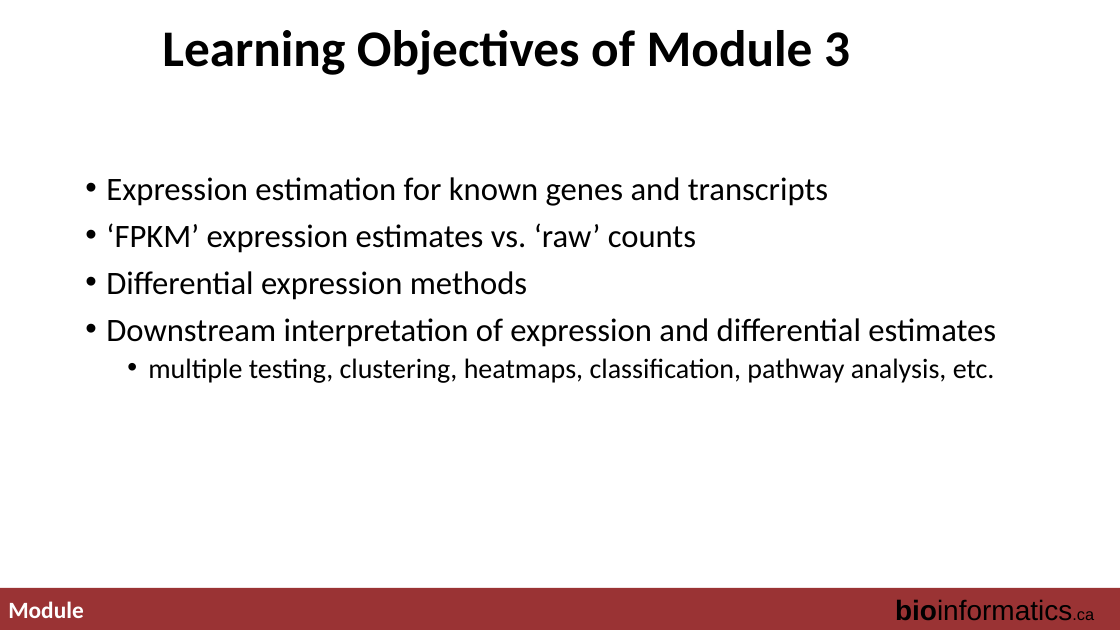
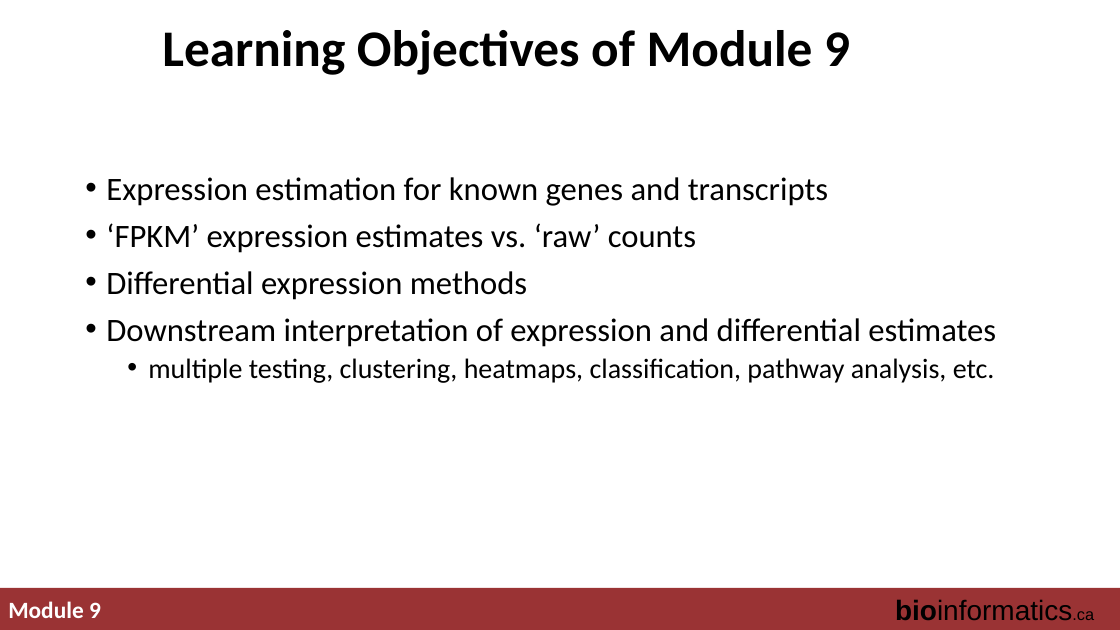
Before and after one commit to griffithlab/rnabio.org, a slide deck: slide 5 of assets/lectures/cbw-cshl/2019/full/RNASeq_Module3_Lecture.pptx. Drawn at 1120x630 pixels with LibreOffice and Linux fonts; fonts in the diff are those of the drawing. Boxes give left, top, right and bottom in pixels: in the first picture for what was removed or moved away, otherwise in the second. Text is boxed around its words. In the diff, an @@ line names an element or a change of style, - is before the commit and + after.

Commit message:
update module numbers

```diff
--- a/assets/lectures/cbw-cshl/2019/full/RNASeq_Module3_Lecture.pptx
+++ b/assets/lectures/cbw-cshl/2019/full/RNASeq_Module3_Lecture.pptx
@@ title at [162, 30, 850, 75]: text changed @@
-Learning Objectives of Module 3
+Learning Objectives of Module 9
@@ text at [8, 601, 101, 618]: text changed @@
-Module
+Module 9
```
Also in this commit, not shown: 24 other slides changed, 1 slide removed, 4 other files.
